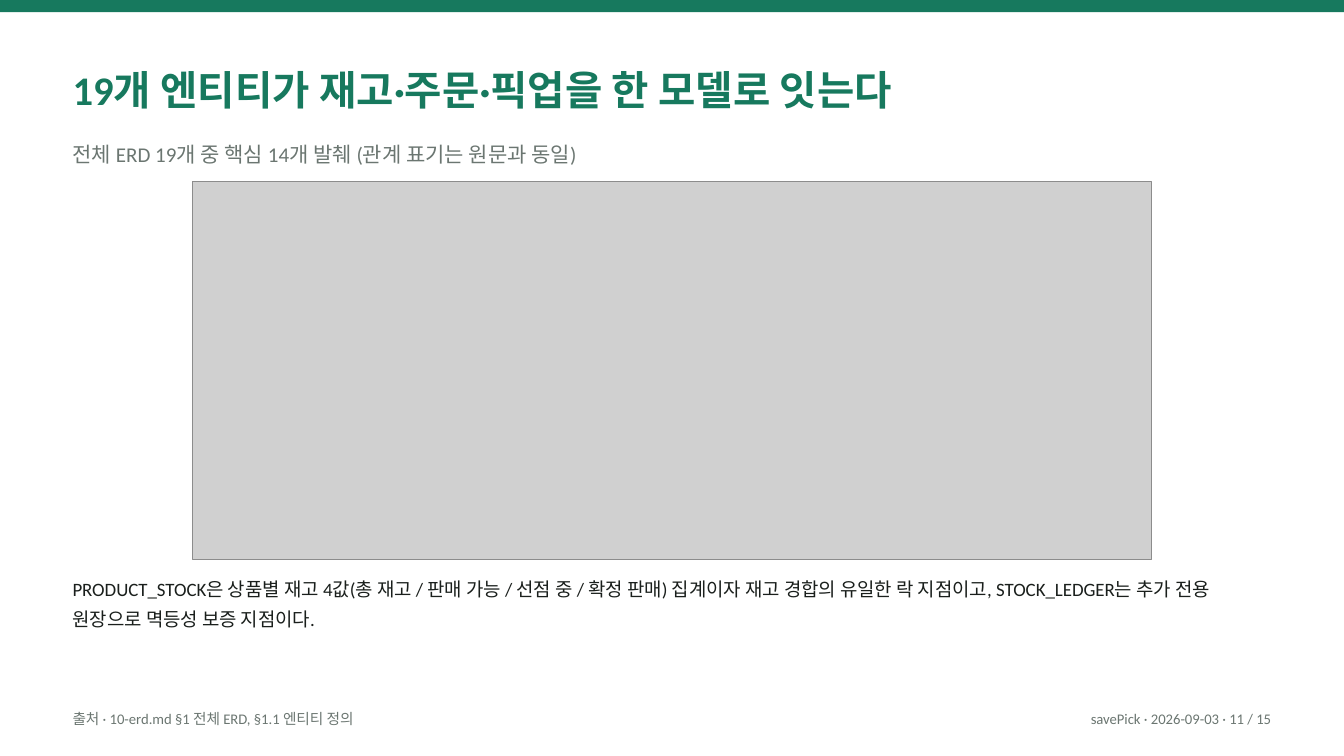
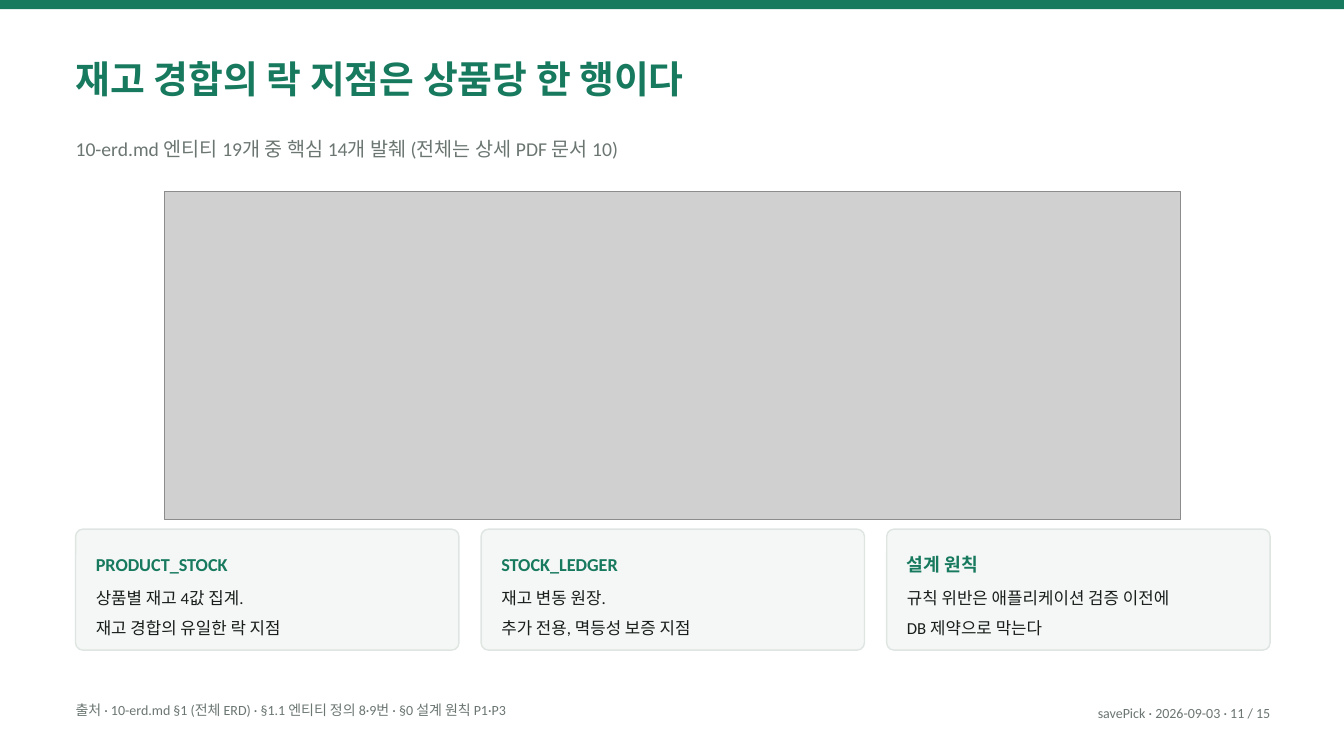
Before and after one commit to eom-tae-in/product-engineering-lab, a slide deck: slide 11 of projects/save-pick/deliverables/save-pick-overview.pptx. Drawn at 1344x756 pixels with LibreOffice and Linux fonts; fonts in the diff are those of the drawing; grey boxes stand for pictures. Boxes give left, top, right and bottom in pixels: in the first picture for what was removed or moved away, otherwise in the second. Text is boxed around its words. In the diff, an @@ line names an element or a change of style, - is before the commit and + after.

```diff
--- a/projects/save-pick/deliverables/save-pick-overview.pptx
+++ b/projects/save-pick/deliverables/save-pick-overview.pptx
@@ text at [76, 61, 683, 97]: text changed; size 29 to 27 pt @@
-19개 엔티티가 재고·주문·픽업을 한 모델로 잇는다
+재고 경합의 락 지점은 상품당 한 행이다
@@ text at [76, 140, 618, 159]: text changed; size 15 to 14 pt @@
-전체 ERD 19개 중 핵심 14개 발췌 (관계 표기는 원문과 동일)
+10-erd.md 엔티티 19개 중 핵심 14개 발췌 (전체는 상세 PDF 문서 10)
@@ picture: place and size @@
-picture at [193, 181, 1151, 560]
+picture at [164, 192, 1181, 519]
@@ rounded rectangle "PRODUCT_STOCK": place and size @@
-rounded rectangle "PRODUCT_STOCK" at [73, 580, 1210, 628]
+rounded rectangle "PRODUCT_STOCK" at [76, 529, 459, 650]
@@ rounded rectangle "PRODUCT_STOCK" at [76, 529, 459, 650]: fill none to #F4F7F5; outline none to #DFE6E2 1 pt @@
@@ rounded rectangle added at [481, 529, 864, 650], fill #F4F7F5, outline #DFE6E2 1 pt, 12 pt, text #1A1F1C @@
+STOCK_LEDGER
+재고 변동 원장.
+추가 전용, 멱등성 보증 지점
@@ rounded rectangle added at [887, 529, 1270, 650], fill #F4F7F5, outline #DFE6E2 1 pt, 12 pt, text #1A1F1C @@
+설계 원칙
+규칙 위반은 애플리케이션 검증 이전에
+DB 제약으로 막는다
@@ text in rounded rectangle at [96, 559, 281, 636]: text changed; size 13.5 to 12 pt @@
-PRODUCT_STOCK은 상품별 재고 4값(총 재고 / 판매 가능 / 선점 중 / 확정 판매) 집계이자 재고 경합의 유일한 락 지점이고, STOCK_LEDGER는 추가 전용 원장으로 멱등성 보증 지점이다.
+PRODUCT_STOCK
+상품별 재고 4값 집계.
+재고 경합의 유일한 락 지점
@@ text at [76, 703, 506, 717]: text changed; size 10.5 to 10 pt @@
-출처 · 10-erd.md §1 전체 ERD, §1.1 엔티티 정의
+출처 · 10-erd.md §1 (전체 ERD) · §1.1 엔티티 정의 8·9번 · §0 설계 원칙 P1·P3
@@ text "savePick · 2026-09-03 · 11 ...": place and size @@
-text "savePick · 2026-09-03 · 11 ..." at [1091, 714, 1271, 724]
+text "savePick · 2026-09-03 · 11 ..." at [1098, 708, 1270, 718]
@@ text "savePick · 2026-09-03 · 11 ..." at [1098, 708, 1270, 718]: size 10.5 to 10 pt; more space between paragraphs @@
```
Also in this commit, not shown: 14 other slides changed, 2 other files.
